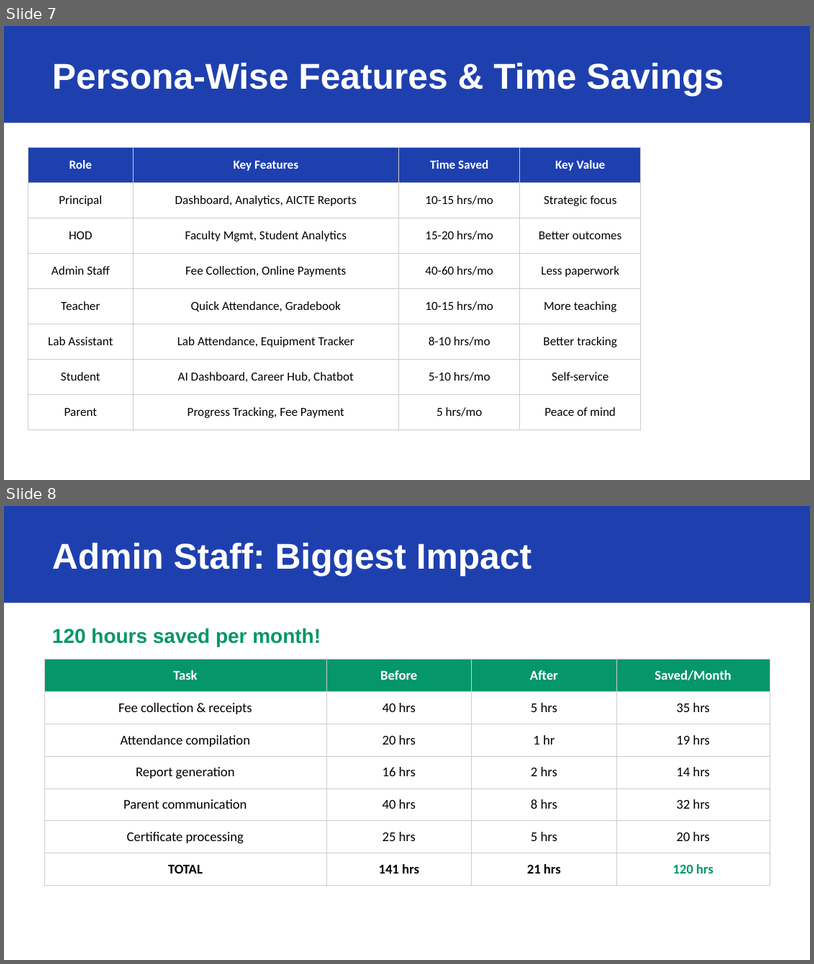
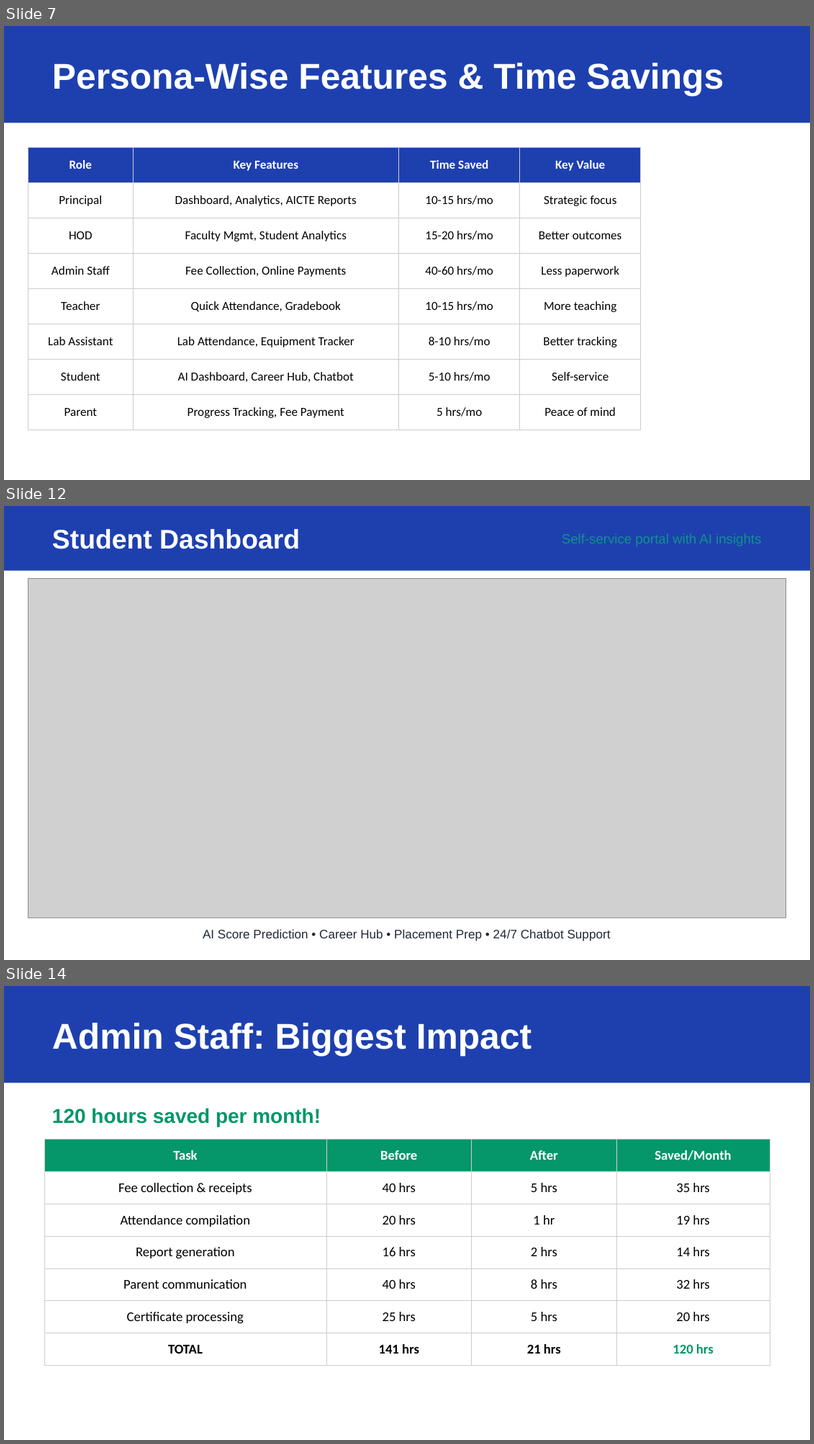
Before and after one commit to gsriramve/edunexus, a slide deck: docs/sales/EduNexus_Sales_Pitch.pptx. Shown one above the other, each under a label of ours: slides 7 and 8 before the commit, slides 7, 12 and 14 after it; the slides between them are not shown. The pictures are 814x964 and 814x1444 pixels, drawn with LibreOffice and Linux fonts; fonts in the diff are those of the drawing; grey boxes stand for pictures. Boxes give left, top, right and bottom in pixels: in the first picture for what was removed or moved away, otherwise in the second. Text is boxed around its words. In the diff, an @@ line names an element or a change of style, - is before the commit and + after.

```diff
--- a/docs/sales/EduNexus_Sales_Pitch.pptx
+++ b/docs/sales/EduNexus_Sales_Pitch.pptx
@@ slide 12 added at (4, 506, 810, 960), background #FFFFFF @@
@@ rectangle added at (4, 506, 810, 571), fill #1E40AF @@
@@ text added at (52, 529, 300, 549), 24 pt, text #FFFFFF, bold @@
+Student Dashboard
@@ text added at (562, 533, 761, 546), 12 pt, text #0D9488 @@
+Self-service portal with AI insights
@@ picture added at (28, 579, 786, 917) @@
@@ text added at (203, 929, 611, 941), 11 pt, text #1F2937 @@
+AI Score Prediction • Career Hub • Placement Prep • 24/7 Chatbot Support
@@ what was slide 8 is now slide 14 @@
```
Also in this commit, not shown: 5 other slides added, 1 other file.
